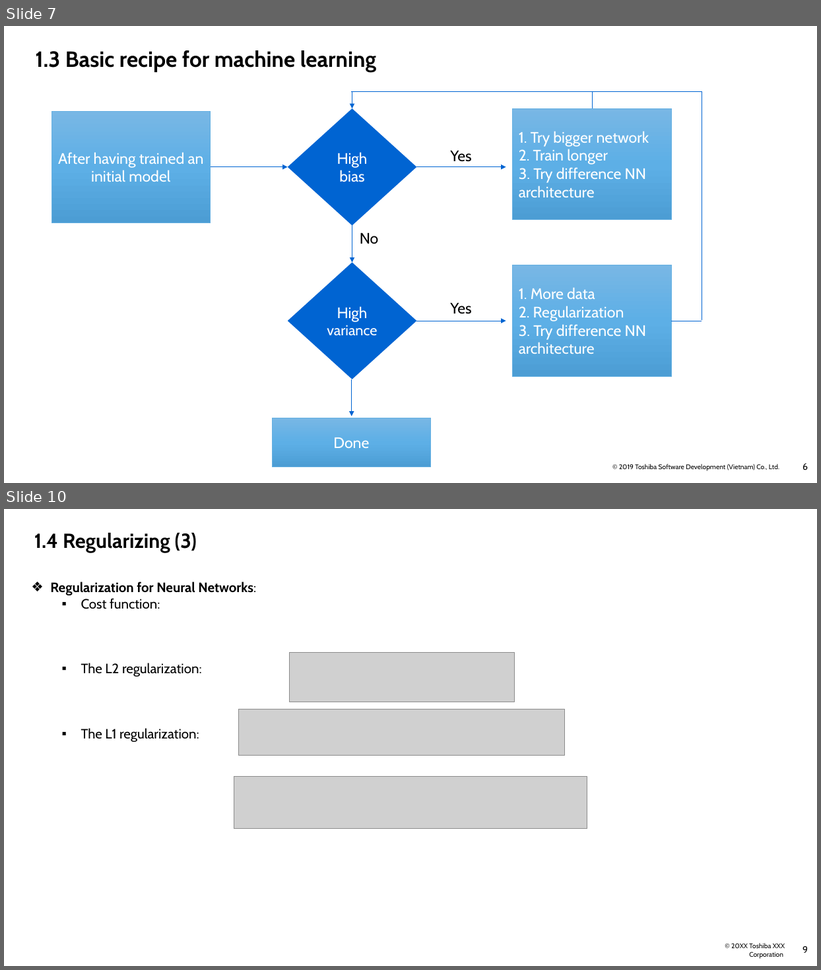
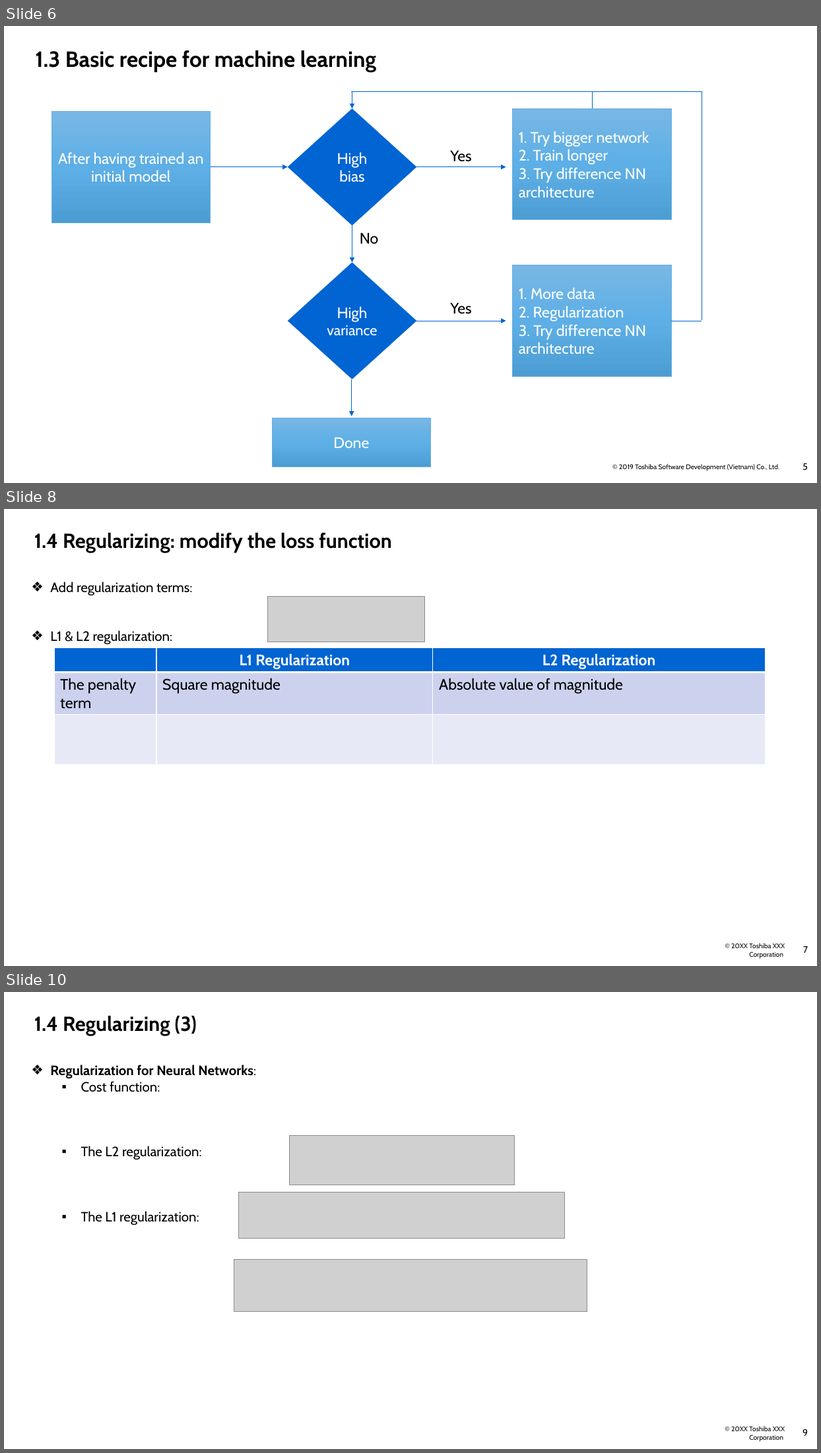
Before and after one commit to Doan-Nguyen/Coursera, a slide deck: Improving Deep Neural Network - Report - Course 2.pptx. Shown one above the other, each under a label of ours: slides 7 and 10 before the commit, slides 6, 8 and 10 after it; the slides between them are not shown. The pictures are 821x970 and 821x1453 pixels, drawn with LibreOffice and Linux fonts; fonts in the diff are those of the drawing; grey boxes stand for pictures; background and template pictures are left out. Boxes give left, top, right and bottom in pixels: in the first picture for what was removed or moved away, otherwise in the second. Text is boxed around its words. In the diff, an @@ line names an element or a change of style, - is before the commit and + after.

```diff
--- a/Improving Deep Neural Network - Report - Course 2.pptx
+++ b/Improving Deep Neural Network - Report - Course 2.pptx
@@ slide 8 added at [4,509,817,966], background #FFFFFF; not listed: 2 template elements that a slide beside it also shows @@
@@ title added at [34,533,392,553], 24 pt, text #000000, bold @@
+1.4 Regularizing: modify the loss function
@@ text added at [50,582,192,644], 16 pt, text #000000 @@
+❖ Add regularization terms:
+❖ L1 & L2 regularization:
@@ picture added at [267,597,425,642] @@
@@ table added at [54,648,765,752], 3 rows, 3 columns @@
+ | L1 Regularization | L2 Regularization
+The penalty term | Square magnitude | Absolute value of magnitude
+ |  | 
@@ what was slide 7 is now slide 6 @@
@@ page number at [803,464,808,471]: text changed @@
-6
+5
```
Also in this commit, not shown: 4 slides changed, 1 slide removed.
